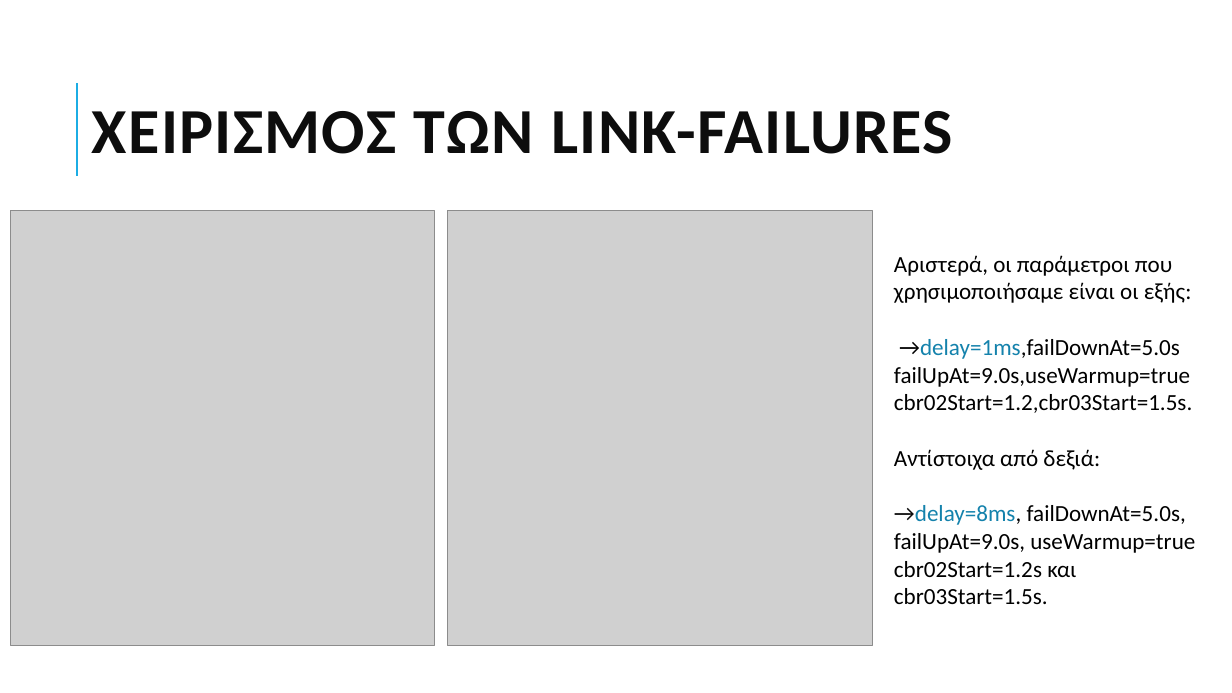
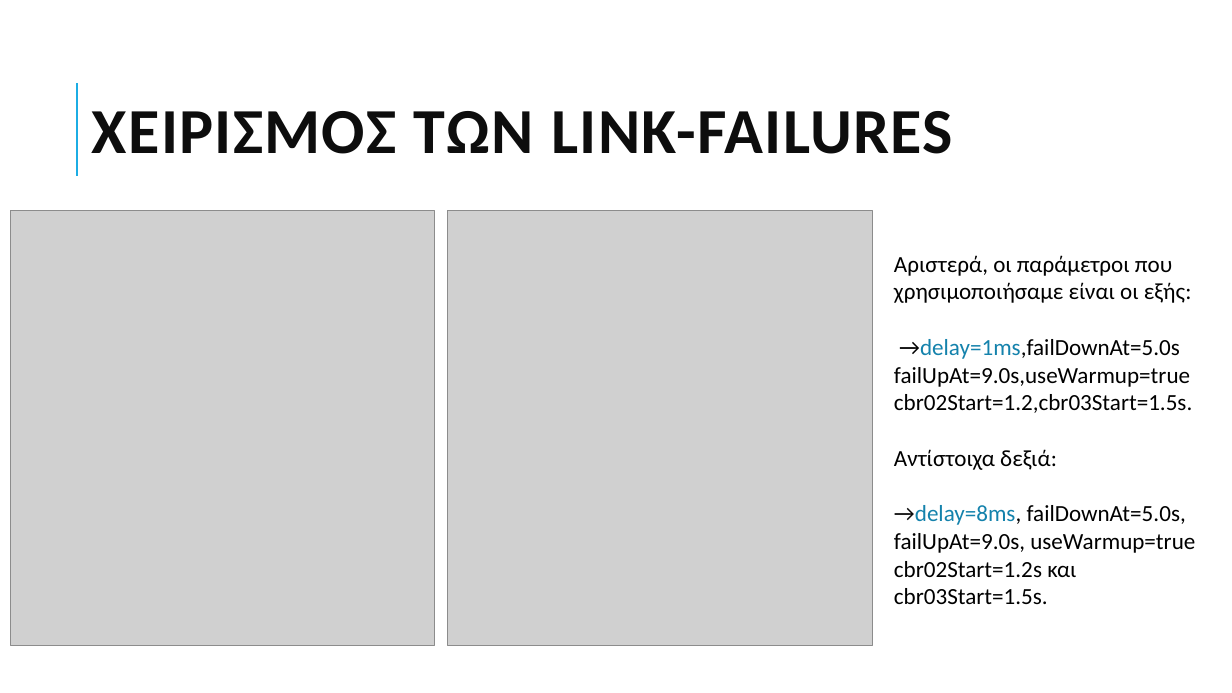
Before and after one commit to grgmyl/Ns3Project, a slide deck: slide 16 of Presentations/Ns-3_presentation_F.pptx. Drawn at 1232x693 pixels with LibreOffice and Linux fonts; fonts in the diff are those of the drawing; grey boxes stand for pictures. Boxes give left, top, right and bottom in pixels: in the first picture for what was removed or moved away, otherwise in the second. Text is boxed around its words. In the diff, an @@ line names an element or a change of style, - is before the commit and + after.

```diff
--- a/Presentations/Ns-3_presentation_F.pptx
+++ b/Presentations/Ns-3_presentation_F.pptx
@@ text at box(894, 449, 1057, 470): text changed @@
-Αντίστοιχα από δεξιά:
+Αντίστοιχα δεξιά:
```
Also in this commit, not shown: 10 other slides changed.
